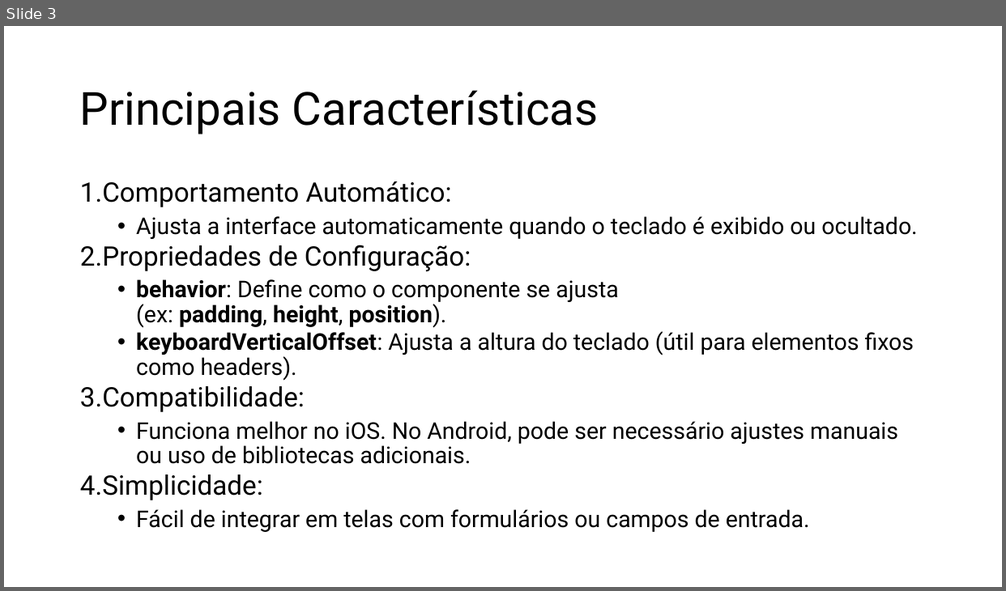
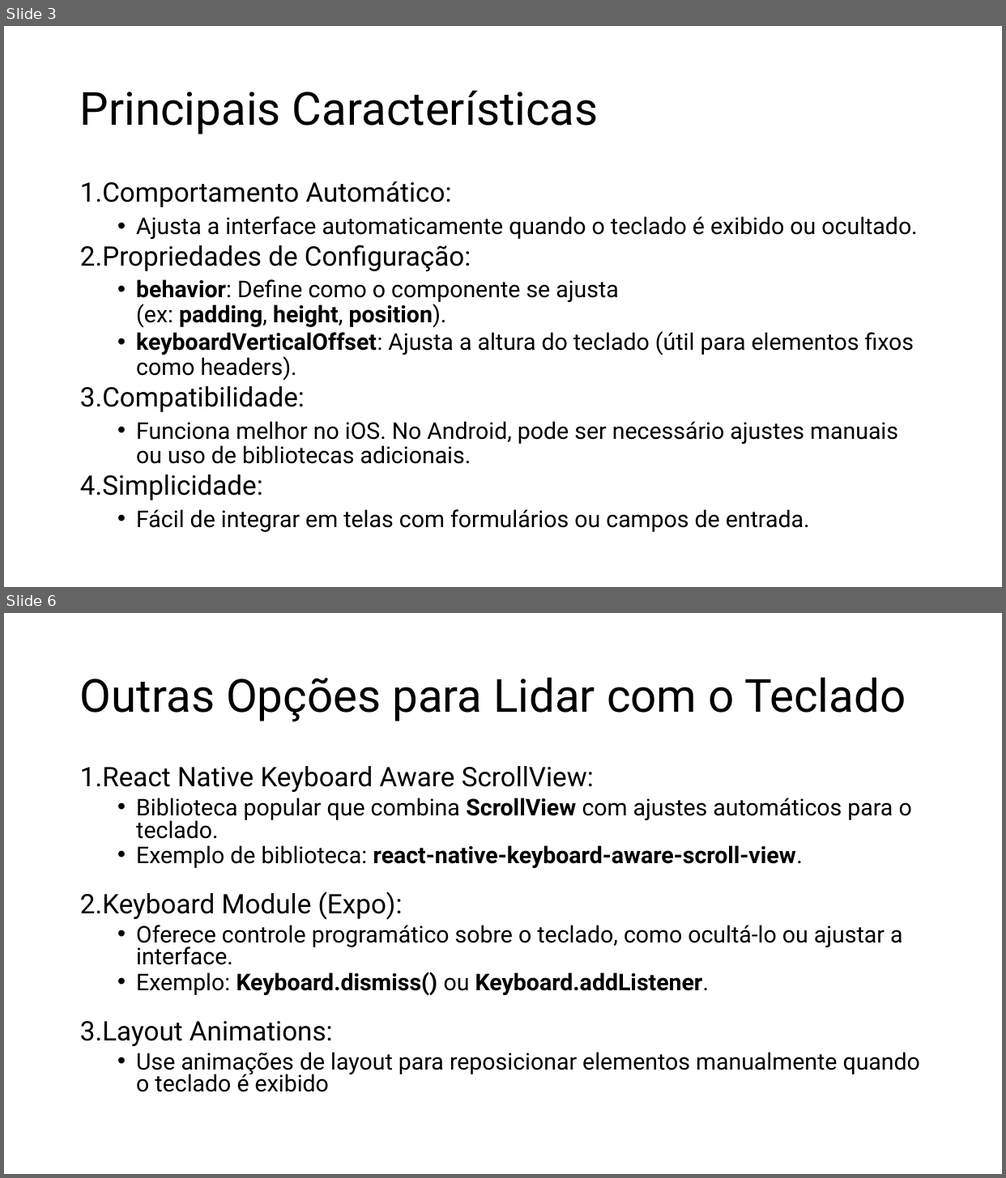
Before and after one commit to LucasrsRodrigues/FIAP, a slide deck: Recursos/slides/KeyboardAvoidingView.pptx. Shown one above the other, each under a label of ours: slide 3 before the commit, slides 3 and 6 after it; the slides between them are not shown. The pictures are 1006x591 and 1006x1178 pixels, drawn with LibreOffice and Linux fonts; fonts in the diff are those of the drawing. Boxes give left, top, right and bottom in pixels: in the first picture for what was removed or moved away, otherwise in the second. Text is boxed around its words. In the diff, an @@ line names an element or a change of style, - is before the commit and + after.

```diff
--- a/Recursos/slides/KeyboardAvoidingView.pptx
+++ b/Recursos/slides/KeyboardAvoidingView.pptx
@@ slide 6 added at (4, 613, 1002, 1174), background #FFFFFF @@
@@ title added at (80, 677, 906, 722), 44 pt, text #000000 @@
+Outras Opções para Lidar com o Teclado
@@ text added at (80, 766, 920, 1093), 22.2 pt, text #000000 @@
+1. React Native Keyboard Aware ScrollView:
+  • Biblioteca popular que combina ScrollView com ajustes automáticos para o teclado.
+  • Exemplo de biblioteca: react-native-keyboard-aware-scroll-view.
+2. Keyboard Module (Expo):
+  • Oferece controle programático sobre o teclado, como ocultá-lo ou ajustar a interface.
+  • Exemplo: Keyboard.dismiss() ou Keyboard.addListener.
+3. Layout Animations:
+  • Use animações de layout para reposicionar elementos manualmente quando o teclado é exibido
```
Also in this commit, not shown: 1 slide changed, 2 other slides added, 2 other files.
